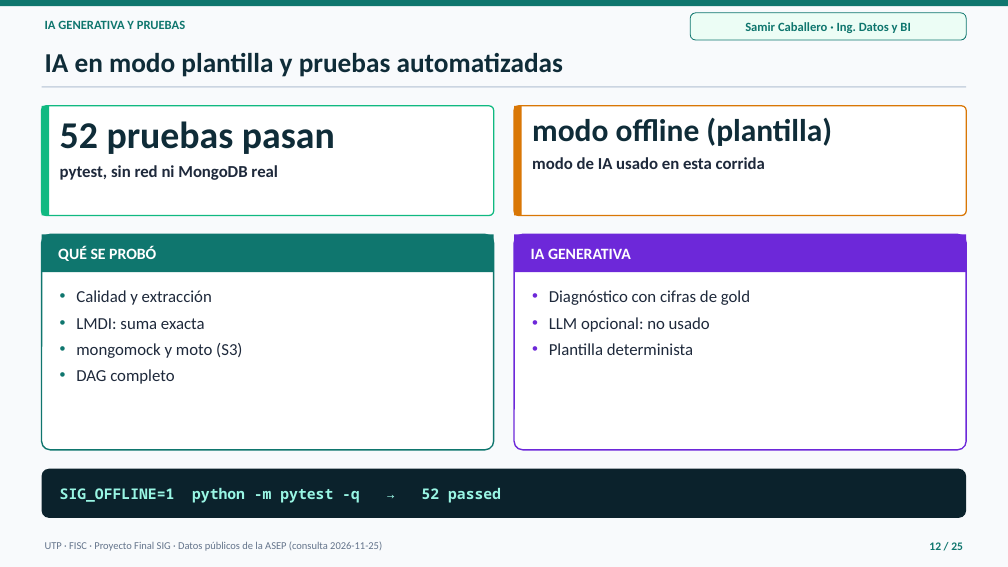
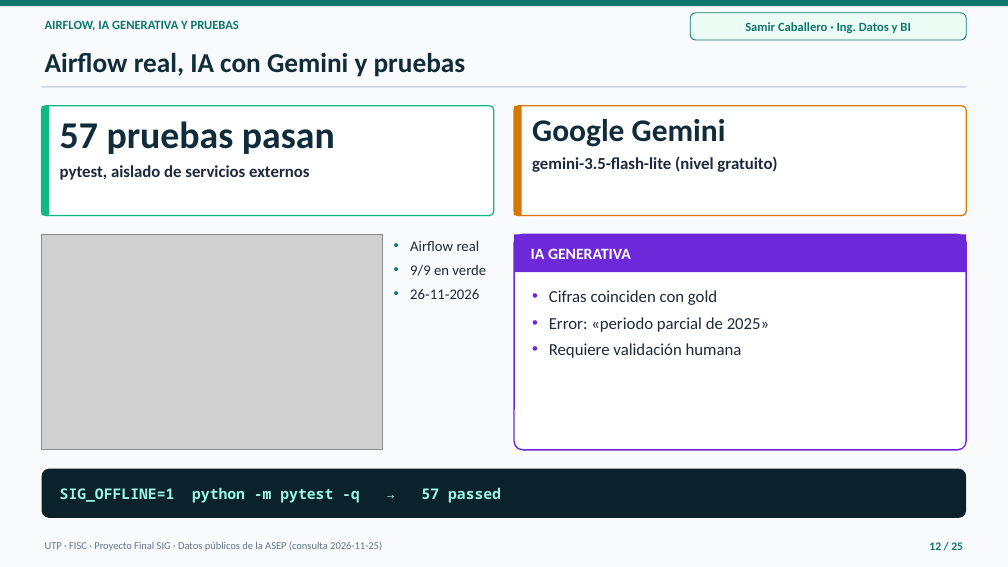
Before and after one commit to Samycaballero/sig-distribuidoras-asep, a slide deck: slide 12 of presentacion/Presentacion_SIG_Distribuidoras_ASEP.pptx. Drawn at 1008x567 pixels with LibreOffice and Linux fonts; fonts in the diff are those of the drawing; grey boxes stand for pictures. Boxes give left, top, right and bottom in pixels: in the first picture for what was removed or moved away, otherwise in the second. Text is boxed around its words. In the diff, an @@ line names an element or a change of style, - is before the commit and + after.

```diff
--- a/presentacion/Presentacion_SIG_Distribuidoras_ASEP.pptx
+++ b/presentacion/Presentacion_SIG_Distribuidoras_ASEP.pptx
@@ text at (45,20,239,31): text changed @@
-IA GENERATIVA Y PRUEBAS
+AIRFLOW, IA GENERATIVA Y PRUEBAS
@@ text at (45,53,466,77): text changed @@
-IA en modo plantilla y pruebas automatizadas
+Airflow real, IA con Gemini y pruebas
@@ text at (532,119,726,147): text changed @@
-modo offline (plantilla)
+Google Gemini
@@ text at (60,121,335,154): text changed @@
-52 pruebas pasan
+57 pruebas pasan
@@ text at (60,165,309,180): text changed @@
-pytest, sin red ni MongoDB real
+pytest, aislado de servicios externos
@@ text at (532,156,777,172): text changed @@
-modo de IA usado en esta corrida
+gemini-3.5-flash-lite (nivel gratuito)
@@ rounded rectangle removed at (42,234,494,450) @@
@@ rectangle removed at (42,234,494,272) @@
@@ picture added at (42,234,383,450) @@
@@ text removed at (58,246,156,261) @@
-QUÉ SE PROBÓ
@@ text added at (410,240,486,299), 14 pt, text #1E293B @@
+• Airflow real
+• 9/9 en verde
+• 26‑11‑2026
@@ text removed at (76,290,242,384) @@
-• Calidad y extracción
-• LMDI: suma exacta
-• mongomock y moto (S3)
-• DAG completo
@@ text at (549,290,770,358): text changed @@
-• Diagnóstico con cifras de gold
-• LLM opcional: no usado
-• Plantilla determinista
+• Cifras coinciden con gold
+• Error: «periodo parcial de 2025»
+• Requiere validación humana
@@ text at (60,488,501,503): text changed @@
-SIG_OFFLINE=1 python -m pytest -q → 52 passed
+SIG_OFFLINE=1 python -m pytest -q → 57 passed
```
Also in this commit, not shown: 4 other slides changed, 40 other files.
